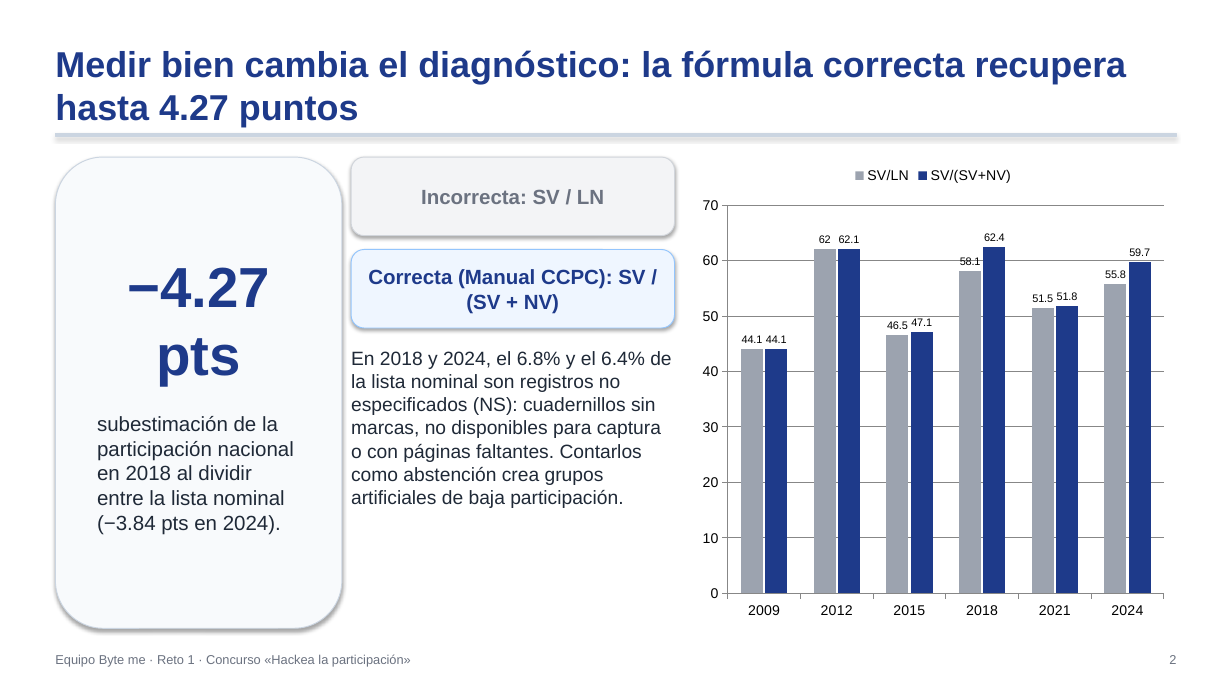
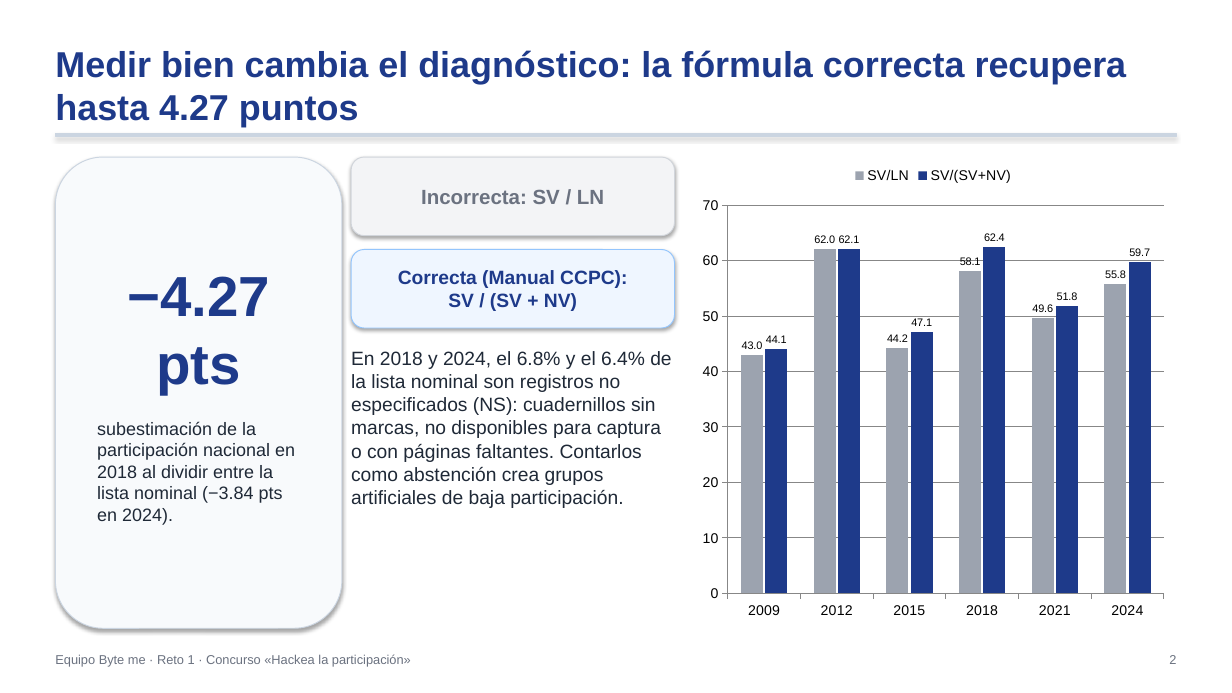
Before and after one commit to Johanan1113/Hackaton_INE_byte_me, a slide deck: slide 2 of entrega_ByteMe_Reto1/Presentacion_Ejecutiva_ByteMe.pptx. Drawn at 1232x693 pixels with LibreOffice and Linux fonts; fonts in the diff are those of the drawing. Boxes give left, top, right and bottom in pixels: in the first picture for what was removed or moved away, otherwise in the second. Text is boxed around its words. In the diff, an @@ line names an element or a change of style, - is before the commit and + after.

```diff
--- a/entrega_ByteMe_Reto1/Presentacion_Ejecutiva_ByteMe.pptx
+++ b/entrega_ByteMe_Reto1/Presentacion_Ejecutiva_ByteMe.pptx
@@ column chart at [693, 157, 1174, 628] @@
@@ SV/LN, 2009: 44.1 to 43 @@
@@ SV/LN, 2015: 46.5 to 44.2 @@
@@ SV/LN, 2021: 51.5 to 49.6 @@
@@ data labels of SV/LN changed @@
@@ data labels of SV/(SV+NV) changed @@
@@ text in rounded rectangle at [398, 270, 627, 311]: text changed; size 16 to 15 pt @@
-Correcta (Manual CCPC): SV / (SV + NV)
+Correcta (Manual CCPC):
+SV / (SV + NV)
@@ text in rounded rectangle at [97, 421, 295, 525]: size 16 to 14 pt @@
```
Also in this commit, not shown: 6 other slides changed, 13 other files.
